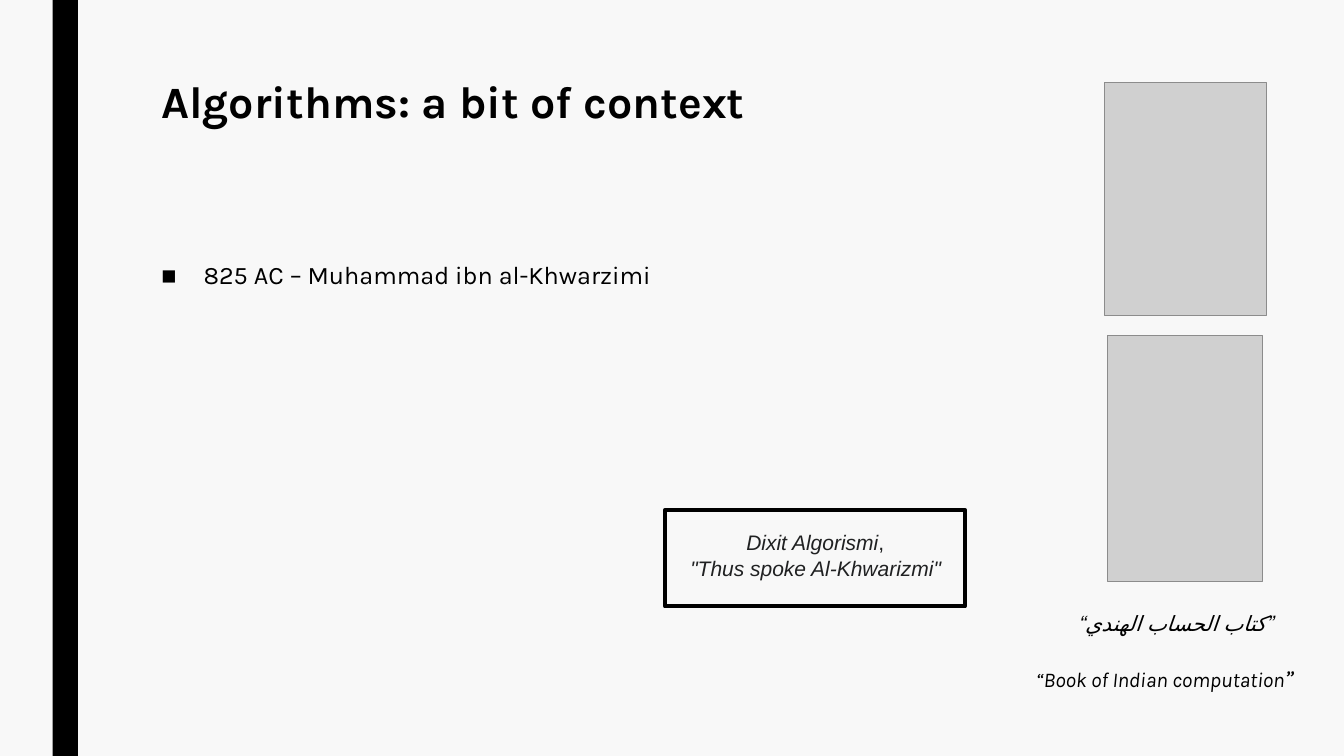
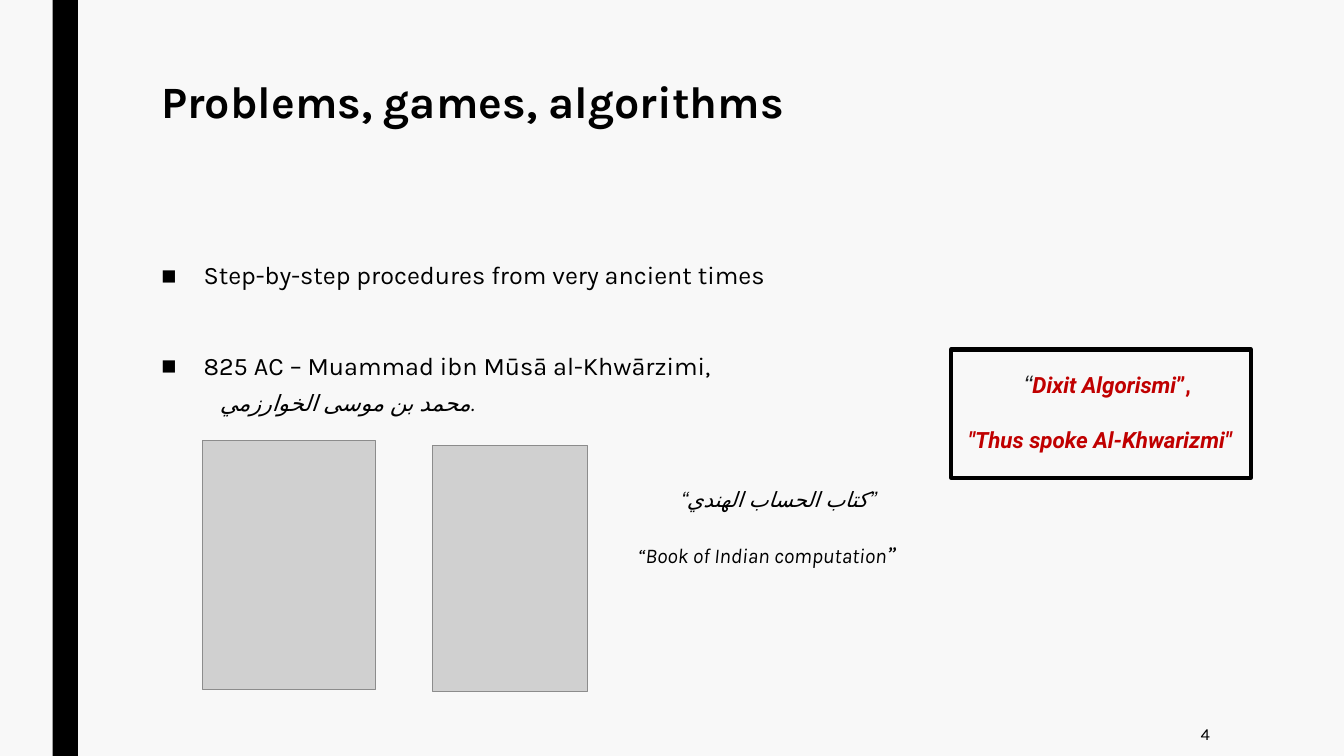
Before and after one commit to jurtasun/presentations, a slide deck: slide 7 of 202306_LMS_Complexity/230619_LMS_Complexity.ppt. Drawn at 1344x756 pixels with LibreOffice and Linux fonts; fonts in the diff are those of the drawing; grey boxes stand for pictures. Boxes give left, top, right and bottom in pixels: in the first picture for what was removed or moved away, otherwise in the second. Text is boxed around its words. In the diff, an @@ line names an element or a change of style, - is before the commit and + after.

```diff
--- a/202306_LMS_Complexity/230619_LMS_Complexity.ppt
+++ b/202306_LMS_Complexity/230619_LMS_Complexity.ppt
@@ title at (161, 86, 784, 130): text changed @@
-Algorithms: a bit of context
+Problems, games, algorithms
@@ text at (204, 266, 765, 412): text changed @@
-■ 825 AC – Muhammad ibn al-Khwarzimi
+■ Step-by-step procedures from very ancient times
+■ 825 AC – Muammad ibn Mūsā al-Khwārzimi,
+  محمد بن موسى الخوارزمي.
@@ rectangle: place and size @@
-rectangle at (665, 510, 965, 607)
+rectangle at (952, 350, 1251, 478)
@@ text "“Dixit Algorismi”,": place and size @@
-text "“Dixit Algorismi”," at (690, 534, 941, 580)
+text "“Dixit Algorismi”," at (968, 375, 1231, 453)
@@ text at (1032, 375, 1191, 398): text changed; size 15 to 16 pt; font Arial to Roboto; text colour #202122 to #C00000; bold on @@
-Dixit Algorismi,
+“Dixit Algorismi”,
@@ picture: place and size @@
-picture at (1104, 83, 1266, 316)
+picture at (203, 441, 376, 690)
@@ picture: place and size @@
-picture at (1108, 336, 1263, 582)
+picture at (433, 446, 588, 692)
@@ text at (968, 431, 1231, 453): size 15 to 16 pt, font Arial to Roboto, text colour #202122 to #C00000, bold on in ""Thus spoke Al-Khwarizmi"" @@
@@ text "“كتاب الحساب الهندي”": place and size @@
-text "“كتاب الحساب الهندي”" at (1036, 615, 1284, 692)
+text "“كتاب الحساب الهندي”" at (638, 491, 886, 568)
@@ text added at (1201, 729, 1210, 740), 12 pt, text #000000 @@
+4
```
Also in this commit, not shown: 7 other slides changed.
